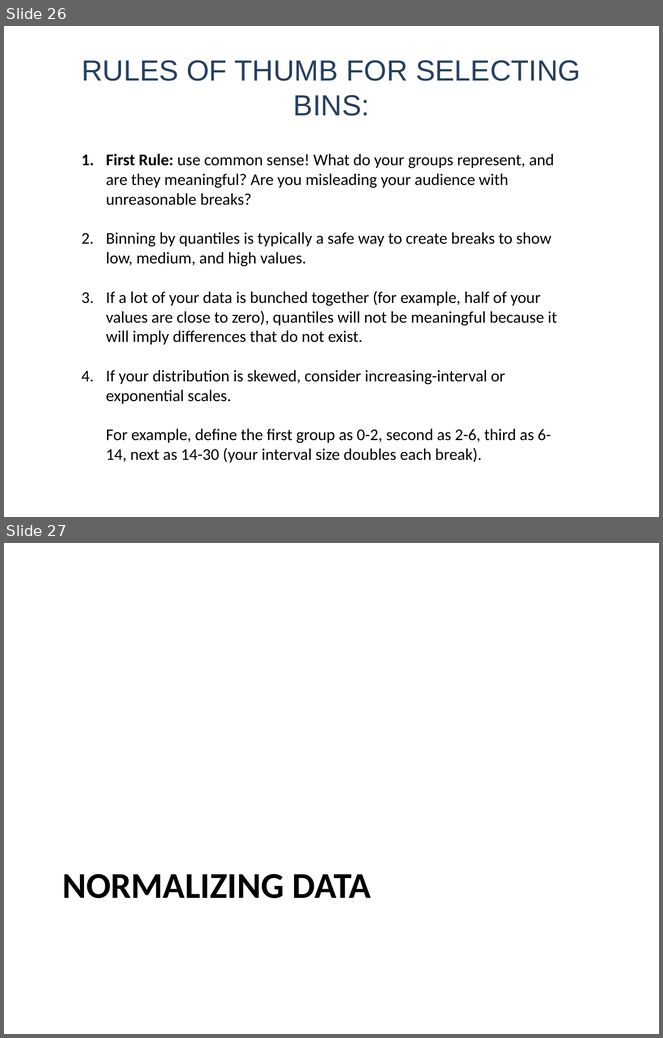
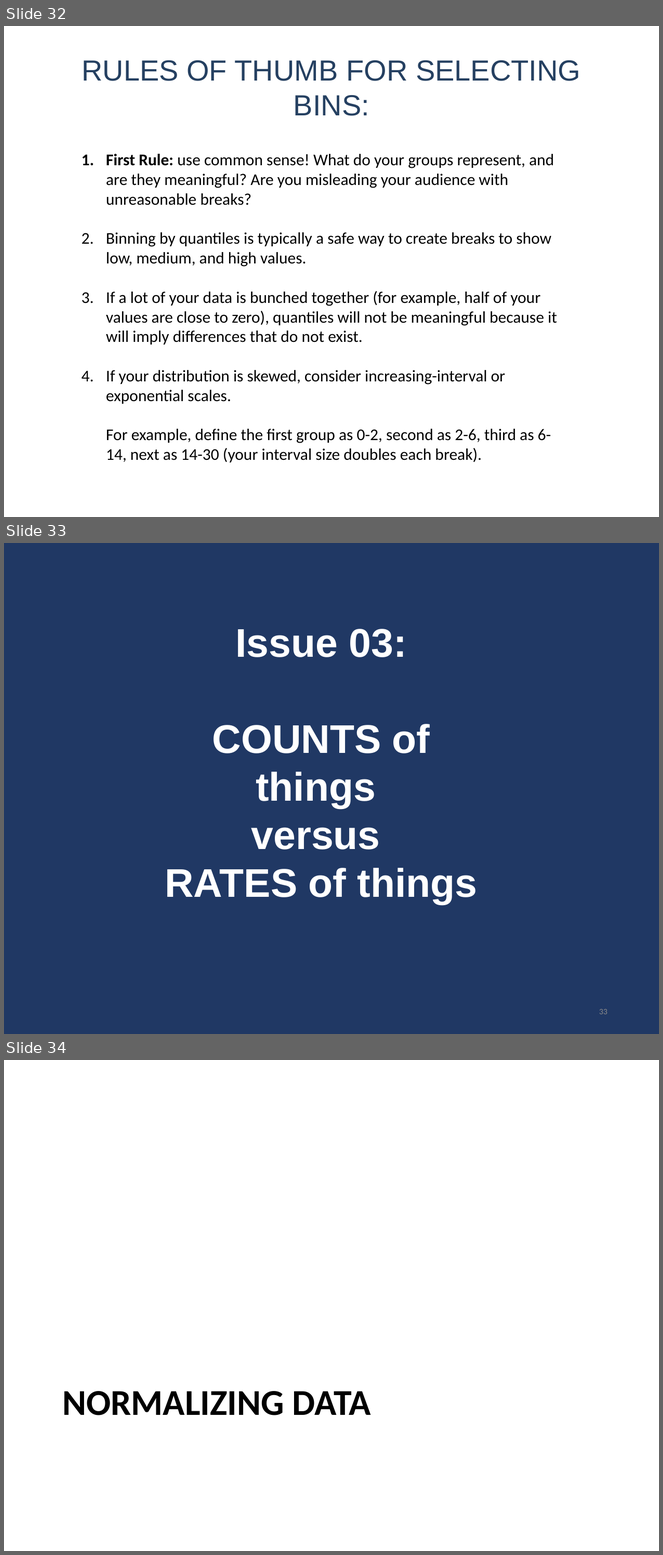
Before and after one commit to DS4PS/cpp-529-fall-2020, a slide deck: lectures/p-05-visual-narrative.pptx. Shown one above the other, each under a label of ours: slides 26 and 27 before the commit, slides 32, 33 and 34 after it. The pictures are 663x1038 and 663x1555 pixels, drawn with LibreOffice and Linux fonts; fonts in the diff are those of the drawing. Boxes give left, top, right and bottom in pixels: in the first picture for what was removed or moved away, otherwise in the second. Text is boxed around its words. In the diff, an @@ line names an element or a change of style, - is before the commit and + after.

```diff
--- a/lectures/p-05-visual-narrative.pptx
+++ b/lectures/p-05-visual-narrative.pptx
@@ slide 33 added at [4,543,659,1034], background #203864 @@
@@ text added at [165,629,478,905], 44 pt, text #FFFFFF, bold @@
+Issue 03:
+COUNTS of things
+versus
+RATES of things
@@ page number added at [599,1009,608,1015], 9 pt, text #8C8C8C @@
+33
@@ what was slide 26 is now slide 32 @@
@@ what was slide 27 is now slide 34 @@
```
Also in this commit, not shown: 3 slides changed, 12 other slides added, 2 slides removed, 1 other file.
